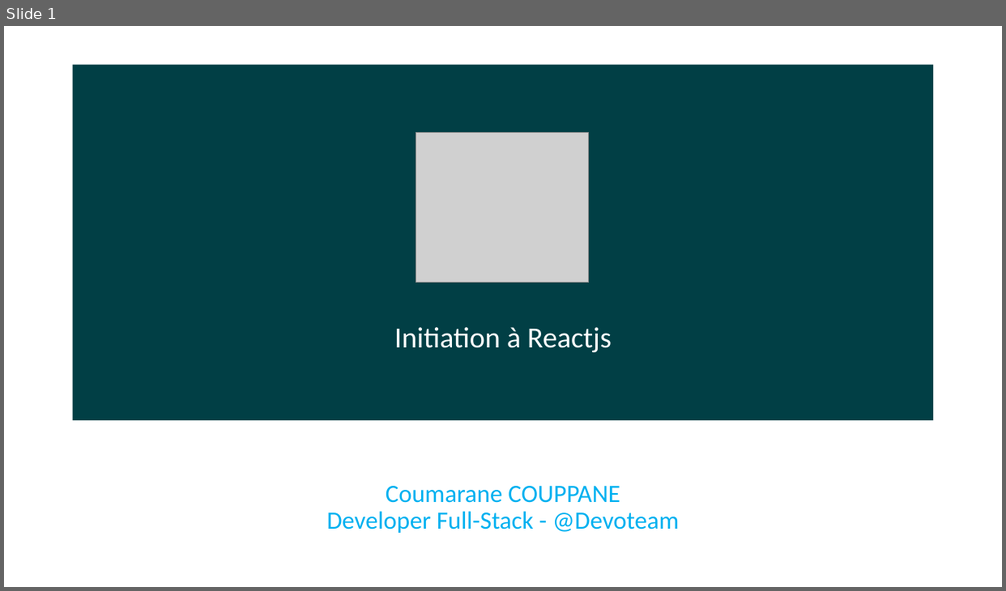
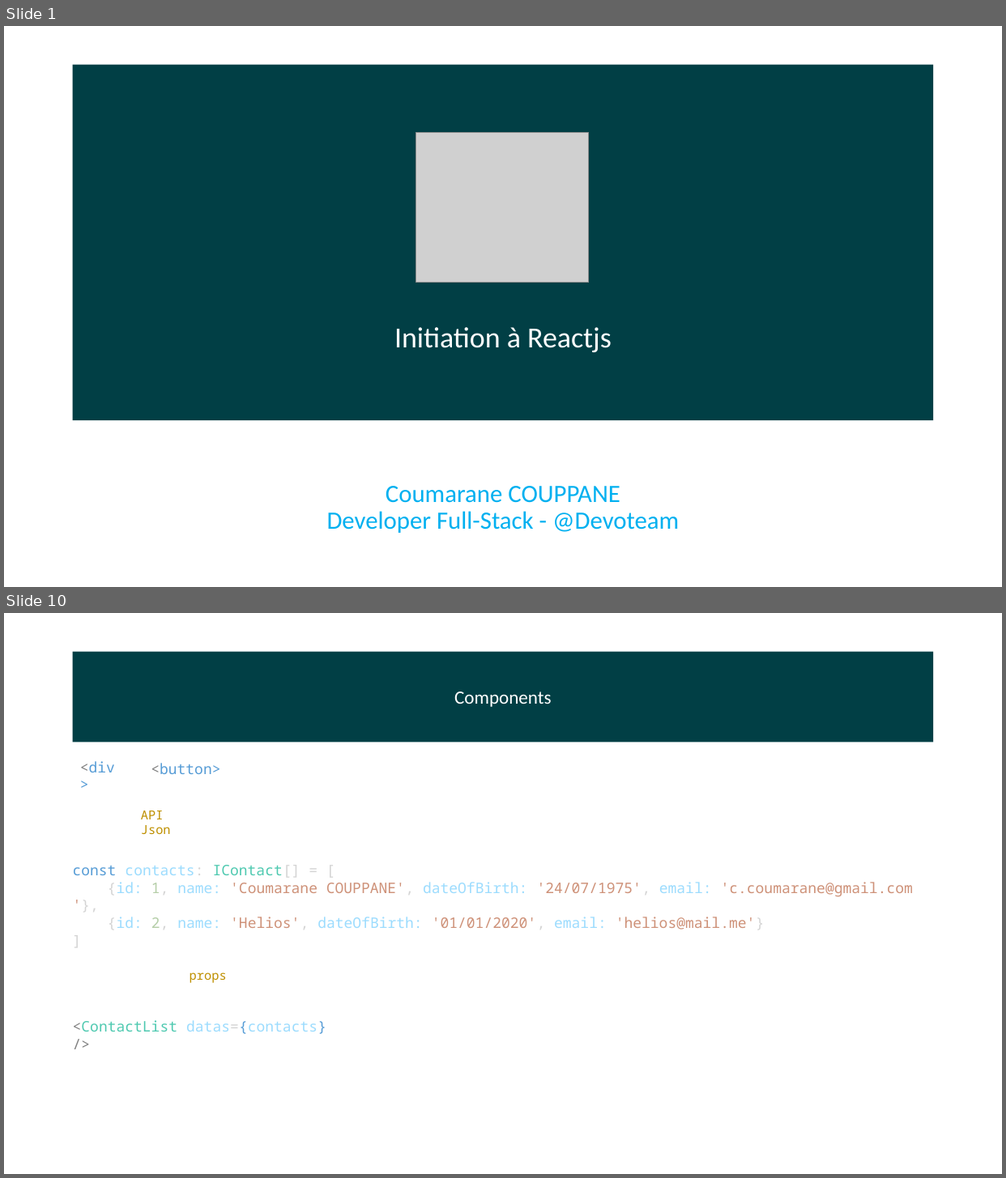
Before and after one commit to coumarane/react-typescript-starter, a slide deck: Initiation à Reactjs.pptx. Shown one above the other, each under a label of ours: slide 1 before the commit, slides 1 and 10 after it; the slides between them are not shown. The pictures are 1006x591 and 1006x1178 pixels, drawn with LibreOffice and Linux fonts; fonts in the diff are those of the drawing; grey boxes stand for pictures. Boxes give left, top, right and bottom in pixels: in the first picture for what was removed or moved away, otherwise in the second. Text is boxed around its words. In the diff, an @@ line names an element or a change of style, - is before the commit and + after.

```diff
--- a/Initiation à Reactjs.pptx
+++ b/Initiation à Reactjs.pptx
@@ slide 10 added at [4,613,1002,1174], background #FFFFFF @@
@@ rectangle added at [73,652,934,743], fill #013F45, 18 pt, text #FFFFFF @@
+Components
@@ text added at [80,761,115,773], 14 pt, text #569CD6 @@
+<div>
@@ text added at [151,763,220,774], 14 pt, text #569CD6 @@
+<button>
@@ text added at [141,811,171,834], 12 pt, text #BF9000 @@
+API Json
@@ text added at [73,865,913,930], 14 pt, text #CE9178 @@
+const contacts: IContact[] = [
+{id: 1, name: 'Coumarane COUPPANE', dateOfBirth: '24/07/1975', email: 'c.coumarane@gmail.com'},
+{id: 2, name: 'Helios', dateOfBirth: '01/01/2020', email: 'helios@mail.me'}
+]
@@ text added at [189,973,227,983], 12 pt, text #BF9000 @@
+props
@@ text added at [73,1020,326,1034], 14 pt, text #9CDCFE @@
+<ContactList datas={contacts} />
```
Also in this commit, not shown: 3 slides changed, 15 other slides added, 1 slide removed.
